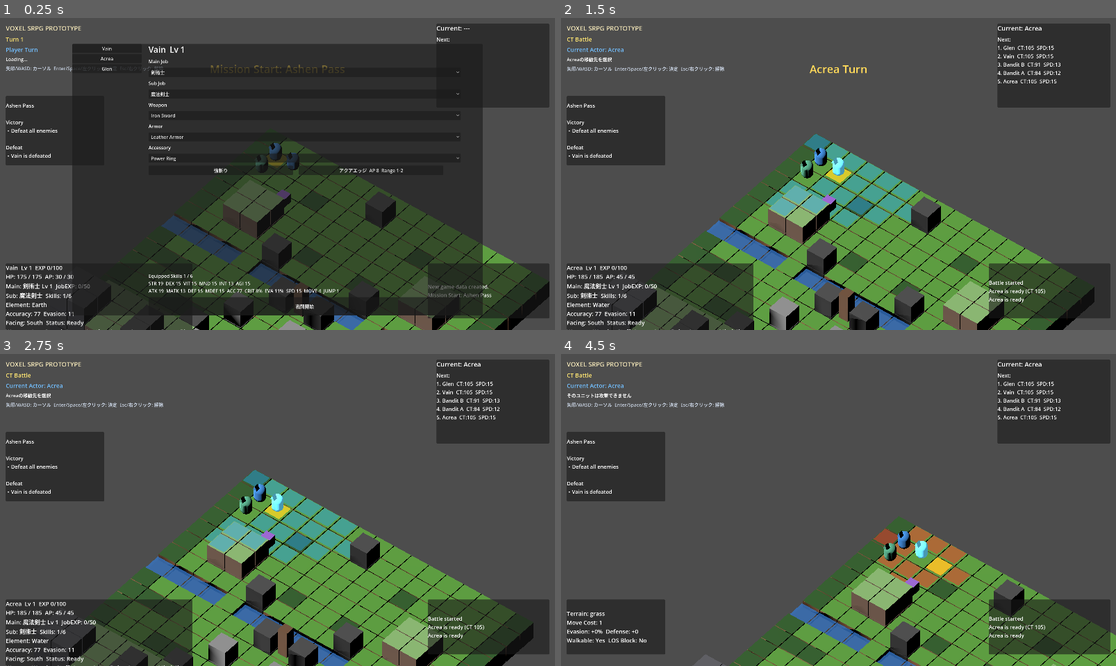
Above: before the commit, frames 1-4 (two rows, left to right).
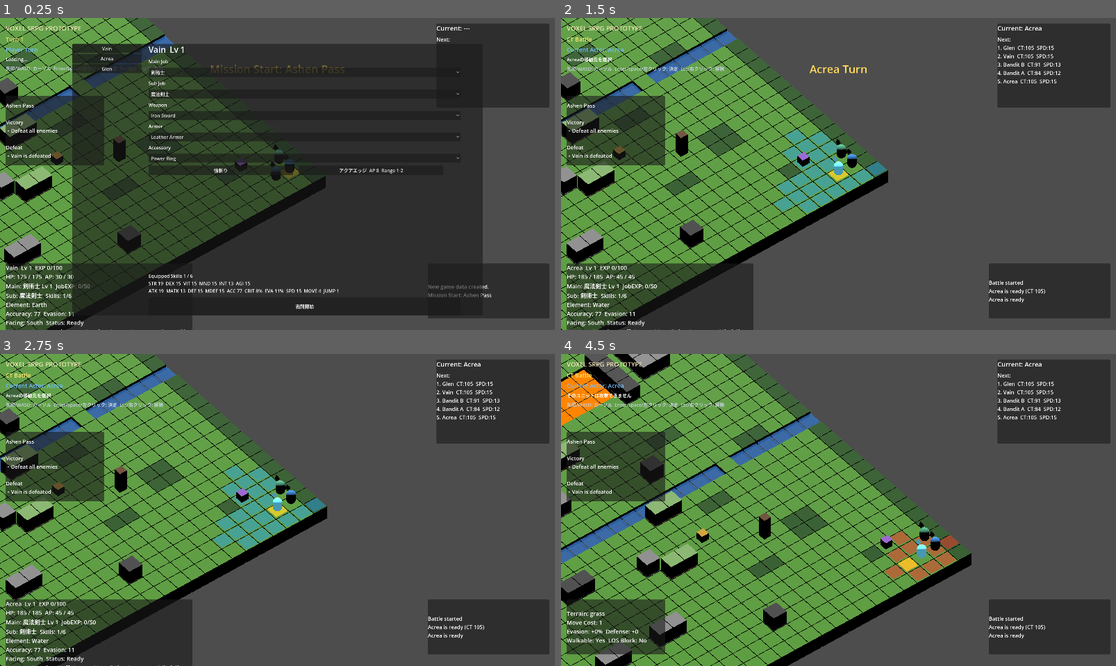
Above: after the commit, the same moments.

Repository: nomtan/srpg-test2
Game: Godot game, scene res://Main.tscn
Two runs of this game, one before a commit and one after it. Both use one fixed random seed, a clock stepped at 60 frames per second and the inputs below.
Inputs (mouse positions are in pixels of both pictures, inside the frame that each line leads up to):
- Up to frame 1 (0.25 s): no input
- Up to frame 2 (1.5 s): click "戦闘開始" at 0.5 s; click "移動" at 1.25 s
- Up to frame 3 (2.75 s): tap Enter (ui_accept) at 2, 2.27 s; move the mouse to (399, 494) at 2.02 s; hold Right (ui_right) from 2.03 s (still down); click (399, 494) at 2.17 s
- Up to frame 4 (4.5 s): release Right (ui_right) at 2.75 s; tap Enter (ui_accept) at 2.75, 4.25 s; drag from (727, 525) to (810, 572) at 2.77 s; click "攻撃" at 3.5 s; move the mouse to (894, 441) at 4.27 s; hold Right (ui_right) from 4.28 s (still down)

The runs differ from the first frame. In frame 1, 42% of the frame differs, in the area x 0-99%, y 0-100%; in frame 2, 53%; in frame 3, 53%; in frame 4, 60%, in the area x 0-100%, y 0-100%.

Commit message:
エリア拡大

Diff:
--- a/scripts/camera/camera_controller.gd
+++ b/scripts/camera/camera_controller.gd
@@ -2,17 +2,19 @@
 extends Node3D
 
 var camera: Camera3D
-var focus_offset := Vector3(7.5, 11.7, 9.5)
+# 元の斜め視点と同じ x/y オフセットで z 成分だけ反転。
+# カメラをマップ手前 (z<0) に置くことで z=0〜39 全体が正面に収まる。
+var focus_offset := Vector3(7.5, 11.7, -9.5)
 
 
 func setup() -> Camera3D:
 	camera = Camera3D.new()
 	camera.name = "Camera3D"
 	camera.projection = Camera3D.PROJECTION_ORTHOGONAL
-	camera.size = 14.0
-	camera.position = Vector3(9.5, 12.5, 11.5)
-	focus_offset = camera.position - Vector3(2.0, 0.8, 2.0)
-	camera.look_at_from_position(camera.position, Vector3(2.0, 0.8, 2.0), Vector3.UP)
+	camera.size = 18.0
+	var look_target := Vector3(2.0, 0.8, 2.0)
+	camera.position = look_target + focus_offset
+	camera.look_at_from_position(camera.position, look_target, Vector3.UP)
 	add_child(camera)
 	return camera
 
@@ -20,9 +22,9 @@
 func pulse_focus() -> void:
 	if not camera: return
 	var tween := create_tween()
-	tween.tween_property(camera, "size", 12.0, 0.15)
+	tween.tween_property(camera, "size", 16.0, 0.15)
 	tween.tween_interval(0.25)
-	tween.tween_property(camera, "size", 14.0, 0.2)
+	tween.tween_property(camera, "size", 18.0, 0.2)
 
 func focus_on_unit(unit: BattleUnit) -> void:
 	if not camera or not unit: return
--- a/scripts/grid/grid_cell.gd
+++ b/scripts/grid/grid_cell.gd
@@ -43,6 +43,9 @@
 		"high_ground":
 			evasion_bonus = 5
 			defense_bonus = 1
+		"lava":
+			walkable = false
+			blocks_movement = true
 		"rock", "wall":
 			walkable = false
 			blocks_movement = true
--- a/scripts/grid/grid_system.gd
+++ b/scripts/grid/grid_system.gd
@@ -1,8 +1,8 @@
 class_name GridSystem
 extends Node
 
-const WIDTH := 16
-const DEPTH := 16
+const WIDTH := 40
+const DEPTH := 40
 const CELL_SIZE := 1.0
 
 var cells: Dictionary = {}
@@ -17,88 +17,191 @@
 			var walkable := true
 			var move_cost := 1
 
-			if z >= 14:
-				# Enemy base: fortified high ground with wall structures
-				height = 2
-				terrain = "high_ground"
-				if x in [4, 11]:
-					terrain = "rock"; height = 3; walkable = false
-				elif x in [0, 1, 14, 15]:
-					terrain = "wall"; height = 3; walkable = false
-				elif x == 7 and z == 15:
-					terrain = "stone"
-
-			elif z == 13:
-				# Enemy advance: elevated stone/high-ground plateau
-				if x in [0, 15]:
-					terrain = "forest"
-				elif x in [6, 7, 8, 9]:
-					terrain = "stone"; height = 2
-				else:
-					terrain = "high_ground"; height = 2
-
-			elif z == 12:
-				# Enemy approach: scattered rocks, edge forest
-				if x in [5, 10]:
-					terrain = "rock"; height = 2; walkable = false
-				elif x in [0, 15]:
-					terrain = "forest"
-
-			elif z >= 8:
-				# Mid-map contested zone
-				if x == 7 and z == 8:
-					terrain = "rock"; height = 2; walkable = false
-				elif x == 9 and z == 8:
-					terrain = "rock"; height = 2; walkable = false
-				elif x in [1, 2] and z == 9:
+			# ── PLAYER START ZONE (z=0–6) ──────────────────────────────────
+			if z <= 6:
+				if x == 0 or x == 39:
+					terrain = "forest"
+				elif x == 4 and z == 3:
+					terrain = "forest"
+				elif x == 35 and z == 3:
+					terrain = "forest"
+				elif x == 12 and z == 2:
+					terrain = "rock"; height = 2; walkable = false
+				elif x == 27 and z == 2:
+					terrain = "rock"; height = 2; walkable = false
+				elif x in [17, 18, 21, 22] and z == 5:
+					terrain = "stone"; height = 2
+				elif x in [9, 10] and z == 6:
+					terrain = "forest"
+				elif x in [29, 30] and z == 6:
+					terrain = "forest"
+
+			# ── APPROACH (z=7–13) ──────────────────────────────────────────
+			elif z <= 13:
+				if x == 0 or x == 39:
+					terrain = "forest"
+				elif x in [5, 6] and z in [7, 8]:
+					terrain = "forest"
+				elif x in [33, 34] and z in [7, 8]:
 					terrain = "forest"
 				elif x in [13, 14] and z == 9:
-					terrain = "forest"
-				elif x == 6 and z == 10:
-					terrain = "stone"; height = 2
-				elif x == 9 and z == 10:
-					terrain = "stone"; height = 2
-				elif x in [3, 4] and z == 11:
-					terrain = "forest"
-				elif x in [11, 12] and z == 11:
-					terrain = "forest"
-				elif x in [0, 15]:
-					terrain = "forest"
-
-			elif z == 7:
-				# River: water with grass fords at x=4 and x=11
-				if x in [4, 11]:
+					terrain = "high_ground"; height = 2
+				elif x in [25, 26] and z == 9:
+					terrain = "high_ground"; height = 2
+				elif x == 19 and z == 11:
+					terrain = "rock"; height = 2; walkable = false
+				elif x == 20 and z == 11:
+					terrain = "rock"; height = 2; walkable = false
+				elif x in [8, 9] and z == 12:
+					terrain = "forest"
+				elif x in [30, 31] and z == 12:
+					terrain = "forest"
+				elif x == 15 and z == 10:
+					terrain = "stone"; height = 2
+				elif x == 24 and z == 10:
+					terrain = "stone"; height = 2
+				elif x in [11, 12] and z == 13:
+					terrain = "high_ground"; height = 2
+				elif x in [27, 28] and z == 13:
+					terrain = "high_ground"; height = 2
+
+			# ── RIVER (z=14) ───────────────────────────────────────────────
+			elif z == 14:
+				if x in [6, 19, 33]:
 					terrain = "grass"
 				else:
 					terrain = "water"; move_cost = 2
 
-			elif z >= 4:
-				# Transitional zone: hills, forest, river-approach rocks
-				if x in [2, 3] and z in [4, 5]:
+			# ── MID-MAP CONTESTED (z=15–21) ────────────────────────────────
+			elif z <= 21:
+				if x == 0 or x == 39:
+					terrain = "forest"
+				elif x in [3, 4] and z == 15:
+					terrain = "forest"
+				elif x in [35, 36] and z == 15:
+					terrain = "forest"
+				elif x == 10 and z == 16:
+					terrain = "rock"; height = 2; walkable = false
+				elif x == 29 and z == 16:
+					terrain = "rock"; height = 2; walkable = false
+				elif x in [16, 17] and z == 17:
+					terrain = "stone"; height = 2
+				elif x in [22, 23] and z == 17:
+					terrain = "stone"; height = 2
+				elif x in [7, 8] and z == 18:
+					terrain = "forest"
+				elif x in [31, 32] and z == 18:
+					terrain = "forest"
+				elif x in [13, 14] and z == 20:
+					terrain = "high_ground"; height = 2
+				elif x in [25, 26] and z == 20:
+					terrain = "high_ground"; height = 2
+				elif x == 19 and z == 21:
+					terrain = "stone"; height = 2
+				elif x == 20 and z == 21:
+					terrain = "stone"; height = 2
+
+			# ── LAVA ZONE (z=22–27) ────────────────────────────────────────
+			# 3 crossing paths: left flank (x=0-6), center bridge (x=17-22),
+			# right flank (x=33-39). Two lava pools between them.
+			elif z <= 27:
+				if x in [7, 16, 23, 32] and z == 22:
+					# Rock sentinels marking the lava zone entrance
+					terrain = "rock"; height = 2; walkable = false
+				elif z >= 23 and z <= 25 and x >= 8 and x <= 15:
+					# Left lava pool
+					terrain = "lava"
+				elif z >= 23 and z <= 25 and x >= 24 and x <= 31:
+					# Right lava pool
+					terrain = "lava"
+				elif z == 24 and x >= 16 and x <= 23:
+					# Elevated stone bridge over center (only middle row)
+					terrain = "stone"; height = 2
+				elif x == 7 and z in [23, 24, 25]:
+					terrain = "rock"; height = 2; walkable = false
+				elif x == 16 and z in [23, 25]:
+					terrain = "rock"; height = 2; walkable = false
+				elif x == 23 and z in [23, 25]:
+					terrain = "rock"; height = 2; walkable = false
+				elif x == 32 and z in [23, 24, 25]:
+					terrain = "rock"; height = 2; walkable = false
+				elif z in [23, 24, 25] and x in [4, 5]:
+					# Left flank stone path (slightly elevated)
+					terrain = "stone"; height = 2
+				elif z in [23, 24, 25] and x in [34, 35]:
+					# Right flank stone path
+					terrain = "stone"; height = 2
+				elif z in [22, 26]:
+					if x == 0 or x == 39:
+						terrain = "forest"
+				elif z == 27:
+					if x == 0 or x == 39:
+						terrain = "forest"
+					elif x in [10, 11] and z == 27:
+						terrain = "high_ground"; height = 2
+					elif x in [28, 29] and z == 27:
+						terrain = "high_ground"; height = 2
+
+			# ── ENEMY HIGHLAND (z=28–33) ───────────────────────────────────
+			elif z <= 33:
+				if x == 0 or x == 39:
+					terrain = "forest"
+				elif x in [16, 17, 22, 23] and z == 28:
+					terrain = "high_ground"; height = 2
+				elif x in [12, 13] and z == 29:
+					terrain = "rock"; height = 2; walkable = false
+				elif x in [26, 27] and z == 29:
+					terrain = "rock"; height = 2; walkable = false
+				elif x in [18, 19, 20, 21] and z == 30:
+					terrain = "stone"; height = 2
+				elif x in [8, 9] and z == 31:
+					terrain = "forest"
+				elif x in [30, 31] and z == 31:
+					terrain = "forest"
+				elif z == 32 and x in [5, 6, 7]:
+					terrain = "high_ground"; height = 2
+				elif z == 32 and x in [32, 33, 34]:
+					terrain = "high_ground"; height = 2
+				elif z == 32 and x in [15, 16, 23, 24]:
+					terrain = "stone"
+
+			# ── ENEMY ADVANCE (z=34–37) ────────────────────────────────────
+			elif z <= 37:
+				if x in [0, 1, 38, 39]:
+					terrain = "wall"; height = 3; walkable = false
+				elif x in [5, 6] and z == 34:
+					terrain = "forest"
+				elif x in [33, 34] and z == 34:
+					terrain = "forest"
+				elif x in [11, 12] and z == 35:
+					terrain = "high_ground"; height = 2
+				elif x in [27, 28] and z == 35:
+					terrain = "high_ground"; height = 2
+				elif x in [17, 18, 21, 22] and z == 36:
+					terrain = "stone"; height = 2
+				elif x == 14 and z in [36, 37]:
+					terrain = "rock"; height = 3; walkable = false
+				elif x == 25 and z in [36, 37]:
+					terrain = "rock"; height = 3; walkable = false
+				elif x in [8, 9, 10] and z == 37:
+					terrain = "forest"
+				elif x in [29, 30, 31] and z == 37:
+					terrain = "forest"
+
+			# ── ENEMY BASE (z=38–39) ───────────────────────────────────────
+			else:
+				if x in [0, 1, 2, 37, 38, 39]:
+					terrain = "wall"; height = 3; walkable = false
+				elif x in [7, 8, 31, 32] and z == 38:
+					terrain = "rock"; height = 3; walkable = false
+				elif x in [15, 16, 23, 24] and z == 38:
+					terrain = "wall"; height = 3; walkable = false
+				elif x in [19, 20] and z in [38, 39]:
+					terrain = "stone"; height = 2
+				else:
 					height = 2; terrain = "high_ground"
-				elif x in [12, 13] and z in [4, 5]:
-					height = 2; terrain = "high_ground"
-				elif x == 6 and z == 5:
-					terrain = "forest"
-				elif x == 9 and z == 5:
-					terrain = "forest"
-				elif x == 5 and z == 6:
-					terrain = "rock"; height = 2; walkable = false
-				elif x == 10 and z == 6:
-					terrain = "rock"; height = 2; walkable = false
-				elif x in [0, 15]:
-					terrain = "forest"
-
-			else:
-				# Player start zone (z=0-3): flat grass with minor features
-				if x in [0, 15]:
-					terrain = "forest"
-				elif x == 4 and z == 2:
-					terrain = "forest"
-				elif x == 10 and z == 2:
-					terrain = "forest"
-				elif x == 7 and z == 1:
-					terrain = "rock"; height = 2; walkable = false
+					if x in [17, 18, 21, 22] and z == 38:
+						terrain = "stone"
 
 			cells[Vector2i(x, z)] = GridCell.new(
 				x, z, height, terrain, walkable, move_cost
--- a/scripts/map/voxel_map.gd
+++ b/scripts/map/voxel_map.gd
@@ -11,6 +11,7 @@
 	"rock":        Color("#4a4a4a"),
 	"forest":      Color("#2d5c25"),
 	"water":       Color("#3a7fd5"),
+	"lava":        Color("#ff5500"),
 	"high_ground": Color("#8ab870"),
 	"wall":        Color("#5a5a60"),
 }
@@ -23,6 +24,7 @@
 	"rock":        Color("#323232"),
 	"forest":      Color("#8c6040"),
 	"water":       Color("#2a5fa8"),
+	"lava":        Color("#1a0800"),
 	"high_ground": Color("#7a6050"),
 	"wall":        Color("#3a3a42"),
 }
@@ -45,6 +47,11 @@
 	if cell.terrain == "water":
 		if is_top:
 			_create_water_surface(world_pos)
+		return
+
+	if cell.terrain == "lava":
+		if is_top:
+			_create_lava_surface(world_pos)
 		return
 
 	# Body block — sides use darker dirt/rock color
@@ -77,6 +84,35 @@
 		add_child(top)
 
 
+func _create_lava_surface(world_pos: Vector3) -> void:
+	# Dark obsidian base
+	var bed := MeshInstance3D.new()
+	var bed_mesh := BoxMesh.new()
+	bed_mesh.size = Vector3(0.96, 0.55, 0.96)
+	bed.mesh = bed_mesh
+	bed.position = world_pos + Vector3(0.0, -0.12, 0.0)
+	var bmat := StandardMaterial3D.new()
+	bmat.albedo_color = Color("#1a0800")
+	bmat.roughness = 1.0
+	bed.material_override = bmat
+	add_child(bed)
+
+	# Glowing lava surface
+	var lava := MeshInstance3D.new()
+	var plane := PlaneMesh.new()
+	plane.size = Vector2(0.96, 0.96)
+	lava.mesh = plane
+	lava.position = world_pos + Vector3(0.0, 0.3, 0.0)
+	var lmat := StandardMaterial3D.new()
+	lmat.albedo_color = Color("#ff4400")
+	lmat.emission_enabled = true
+	lmat.emission = Color("#ff2200")
+	lmat.emission_energy_multiplier = 2.0
+	lmat.roughness = 0.0
+	lava.material_override = lmat
+	add_child(lava)
+
+
 func _create_water_surface(world_pos: Vector3) -> void:
 	# Shallow river bed
 	var bed := MeshInstance3D.new()
--- a/scripts/unit/unit_manager.gd
+++ b/scripts/unit/unit_manager.gd
@@ -15,9 +15,9 @@
 	_spawn_unit("vain", "Vain", Vector2i(1, 1), "player", 120, 30, 8, 90, 10)
 	_spawn_unit("acrea", "Acrea", Vector2i(2, 1), "player", 90, 24, 5, 92, 15)
 	_spawn_unit("glen", "Glen", Vector2i(1, 2), "player", 100, 22, 5, 85, 12, BattleUnit.AttackType.RANGED, 2, 3)
-	var boss := _spawn_unit("bandit_a", "Bandit A", Vector2i(12, 14), "enemy", 80, 22, 4, 85, 8)
+	var boss := _spawn_unit("bandit_a", "Bandit A", Vector2i(20, 38), "enemy", 80, 22, 4, 85, 8)
 	boss.enemy_type = BattleUnit.EnemyType.BOSS
-	var sniper := _spawn_unit("bandit_b", "Bandit B", Vector2i(10, 14), "enemy", 70, 18, 3, 80, 10, BattleUnit.AttackType.RANGED, 2, 3)
+	var sniper := _spawn_unit("bandit_b", "Bandit B", Vector2i(18, 38), "enemy", 70, 18, 3, 80, 10, BattleUnit.AttackType.RANGED, 2, 3)
 	sniper.enemy_type = BattleUnit.EnemyType.SNIPER
 	get_unit_by_id("vain").configure_role("swordsman", "剣術師", BattleUnit.ElementType.EARTH, 30, ["power_slash", "earth_break"])
 	get_unit_by_id("acrea").configure_role("magic_swordsman", "魔法剣士", BattleUnit.ElementType.WATER, 45, ["aqua_edge", "healing_water"])
